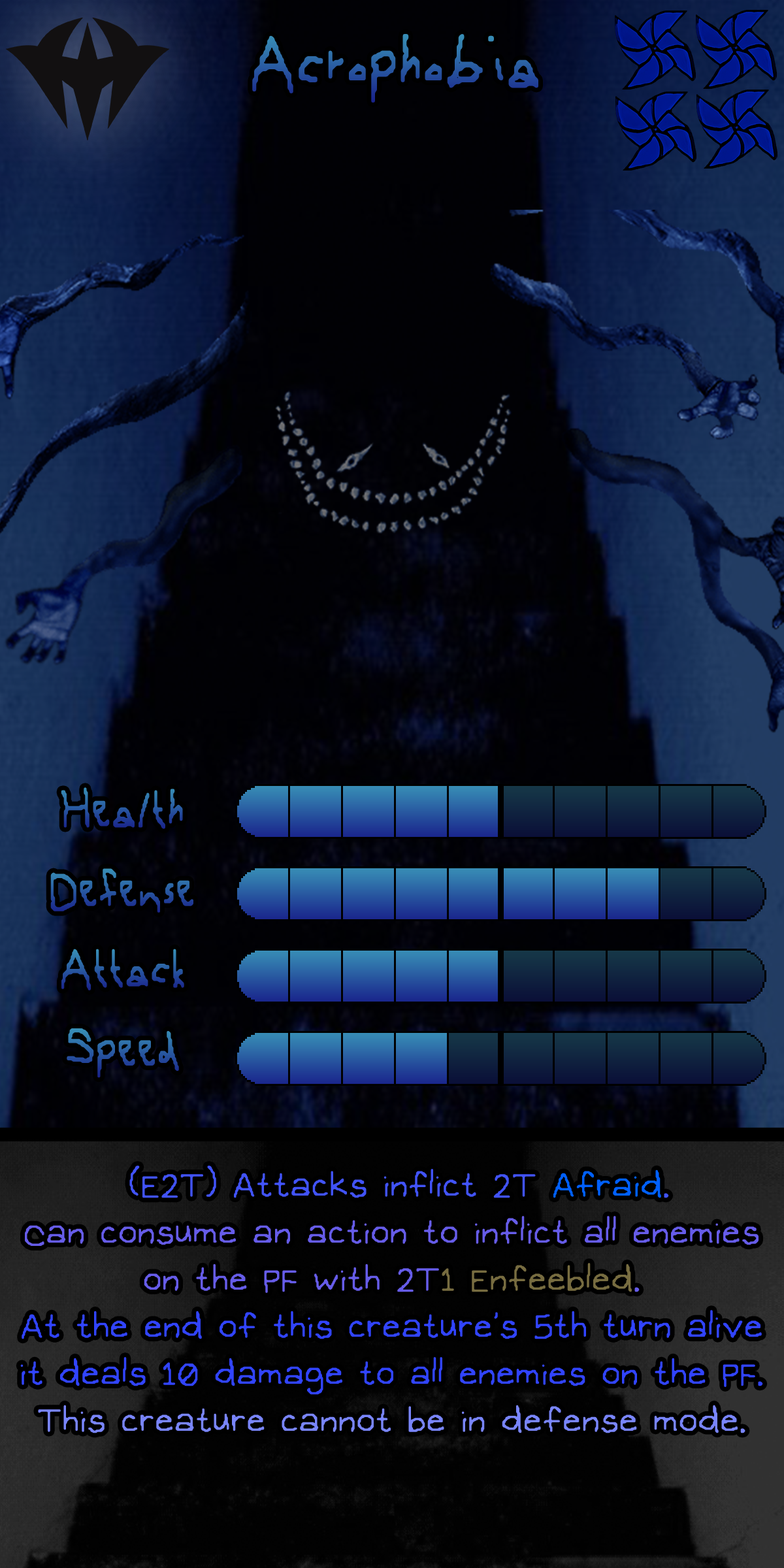
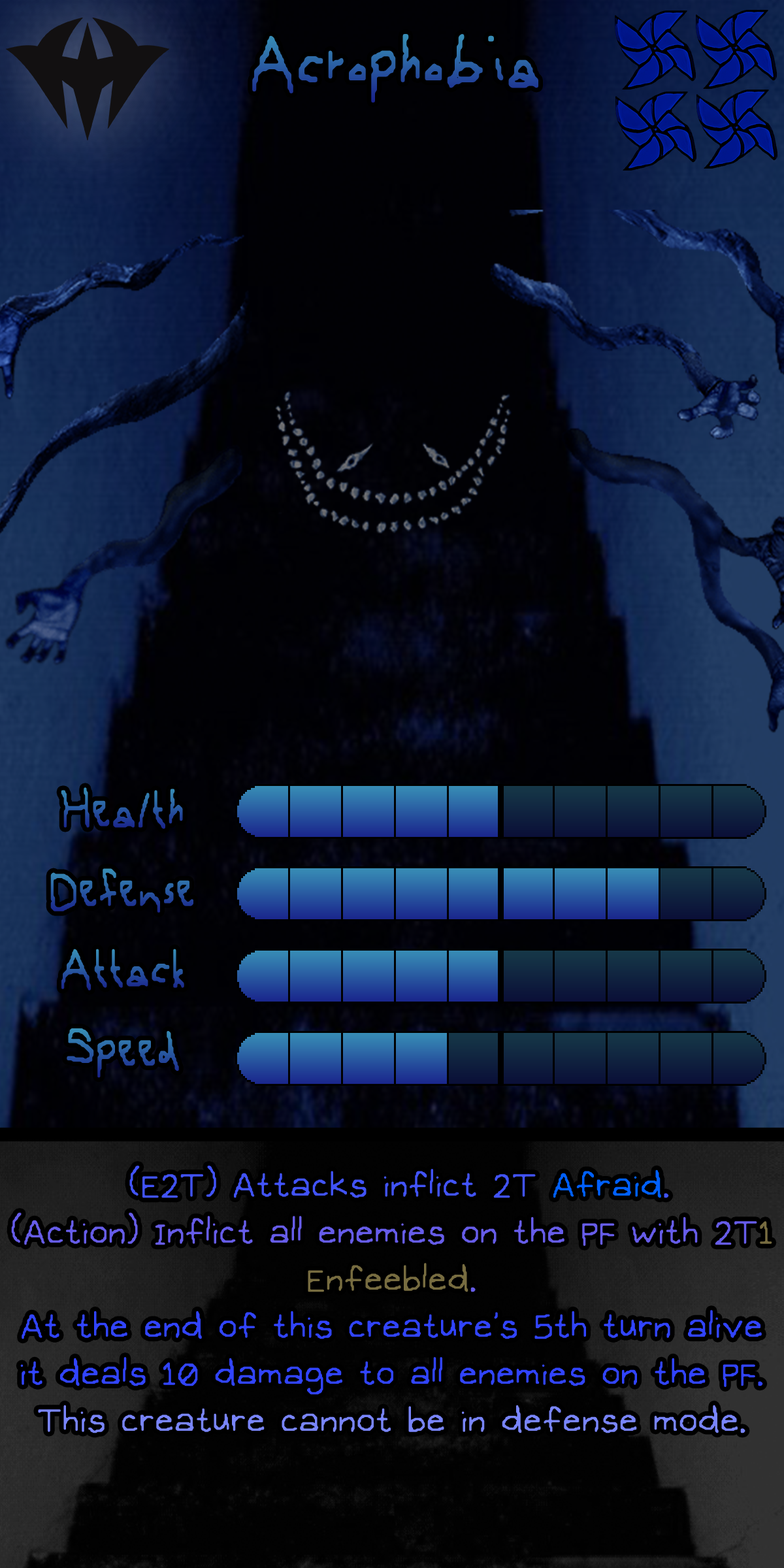
Two versions of the same layered image (w=784, h=1568). Layer-by-layer changes:
painted on "Ability" over [left=11, top=1212, right=773, bottom=1293]